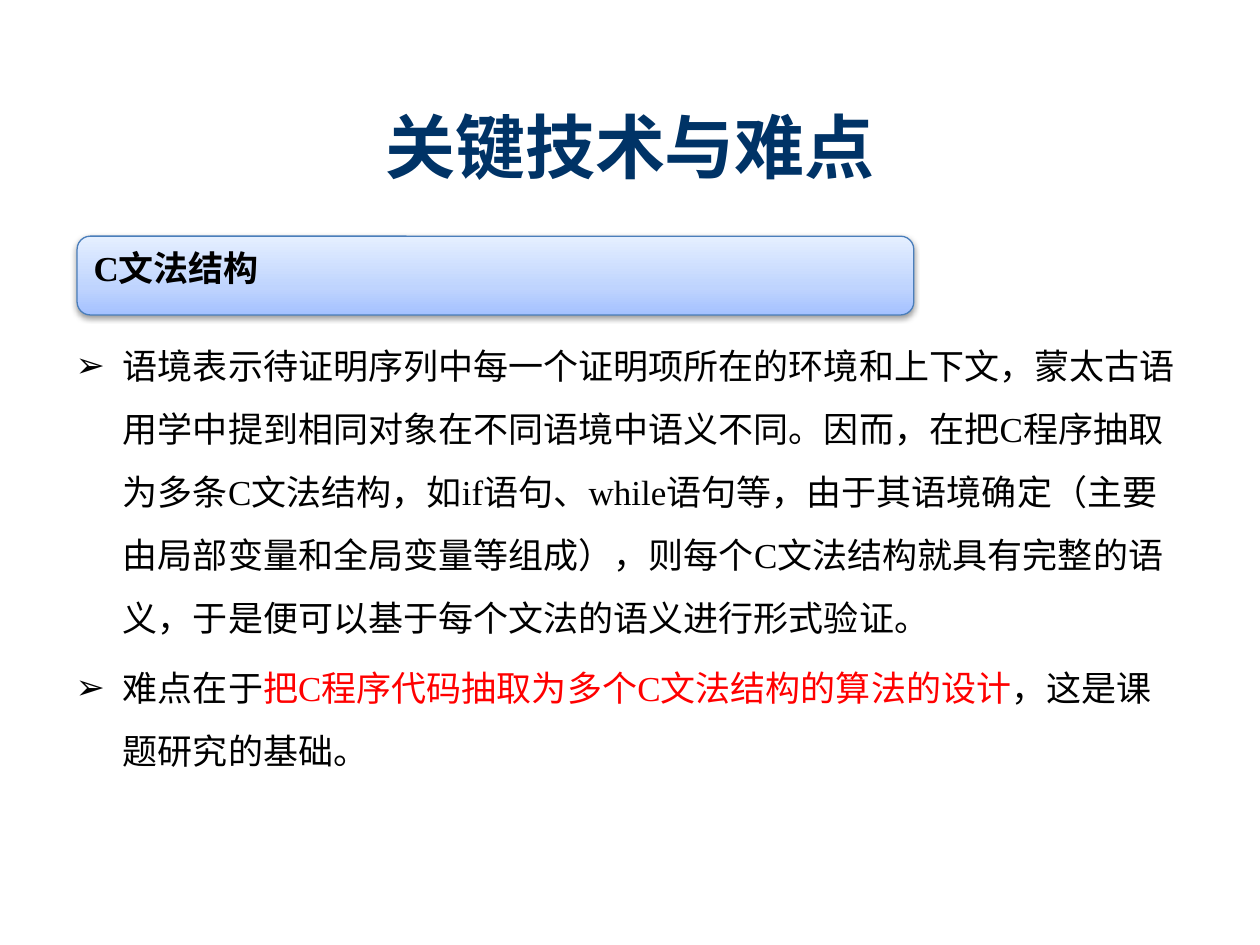
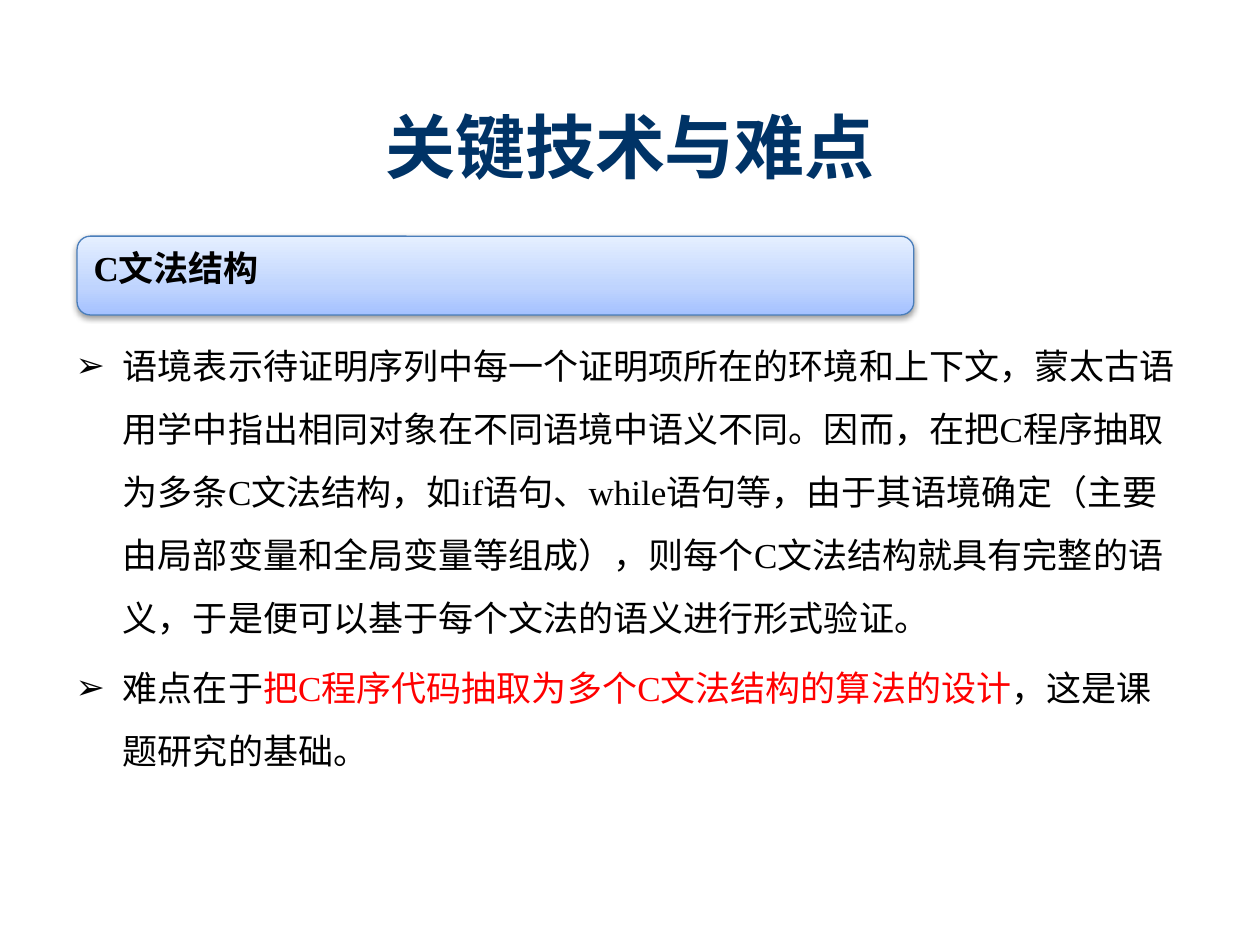
Before and after one commit to destiny1991/--2014--destiny, a slide deck: slide 21 of 开题/SY1406108_陈志伟_开题ppt.pptx. Drawn at 1260x945 pixels with LibreOffice and Linux fonts; fonts in the diff are those of the drawing; background and template pictures are left out. Boxes give left, top, right and bottom in pixels: in the first picture for what was removed or moved away, otherwise in the second. Text is boxed around its words. In the diff, an @@ line names an element or a change of style, - is before the commit and + after.

```diff
--- a/开题/SY1406108_陈志伟_开题ppt.pptx
+++ b/开题/SY1406108_陈志伟_开题ppt.pptx
@@ text at (123,349,1175,635): text changed @@
-➢ 语境表示待证明序列中每一个证明项所在的环境和上下文，蒙太古语用学中提到相同对象在不同语境中语义不同。因而，在把C程序抽取为多条C文法结构，如if语句、while语句等，由于其语境确定（主要由局部变量和全局变量等组成），则每个C文法结构就具有完整的语义，于是便可以基于每个文法的语义进行形式验证。
+➢ 语境表示待证明序列中每一个证明项所在的环境和上下文，蒙太古语用学中指出相同对象在不同语境中语义不同。因而，在把C程序抽取为多条C文法结构，如if语句、while语句等，由于其语境确定（主要由局部变量和全局变量等组成），则每个C文法结构就具有完整的语义，于是便可以基于每个文法的语义进行形式验证。
```
Also in this commit, not shown: 1 other slide changed, 3 other files.
